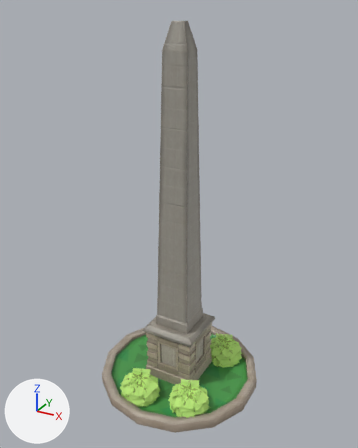
The FBX model Assets/3D/Batiments/Prado/Bat_Prado_7.fbx, before and after one commit.
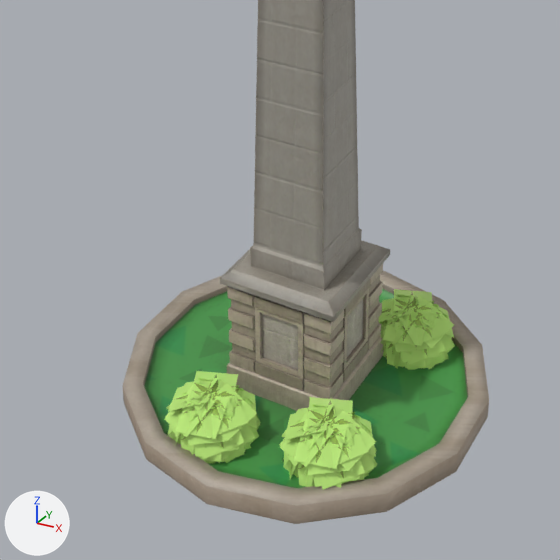
Old and new are each drawn whole from a camera (50 mm lens) standing at (13.1, -23.9, 23.0) and looking at (-0.1, 0.0, 11.0) and again close up on the part from 14% to 80% of the width and 47% to 100% of the height. Arrows for +X, +Y and +Z are at lower left; the lights stay in place.

Names of what the first close-up shows: 'Bat_Prado_7'.
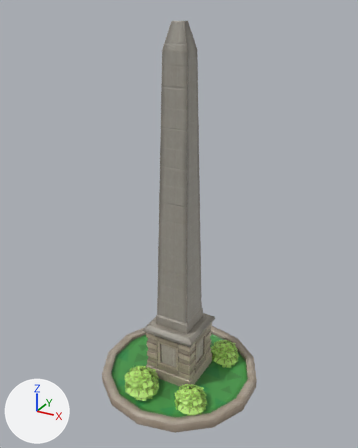
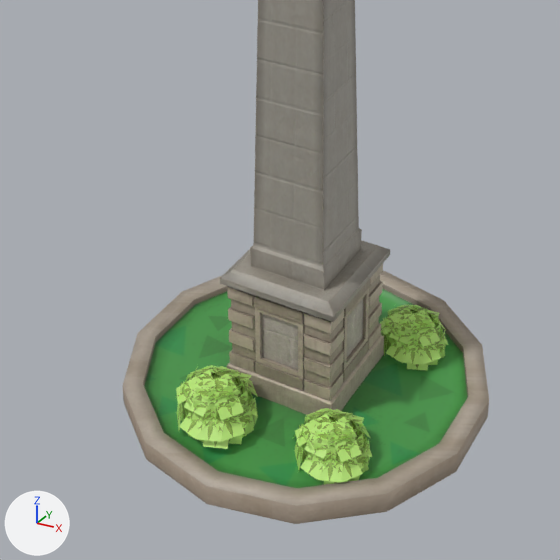
Where the change shows, as pixel boxes (x1, y1, x2, y2) in the close-ups (560 x 560 px; the box of a moved part takes in the faces that stretch with it):
```json
{"part": 1, "of": "me_cylinder_006", "change": "deleted", "before": [164, 386, 329, 487], "on screen": "green"}
{"part": 2, "of": "me_cylinder_006", "change": "moved or reshaped", "before": [165, 300, 453, 490], "after": [175, 305, 448, 485]}
{"part": 3, "of": "me_cylinder_006", "change": "recoloured", "before": [241, 289, 455, 477], "after": [307, 307, 442, 453]}
```

The change, as JSON lines over the scene's bpy script:
```json
{"op": "add", "block": "mat_leaf_01", "code": ["mat_leaf_01 = bpy.data.materials.new('Leaf_01')", "# uses the picture img_t_leaf_1_1_albedotransparency_png"]}
{"block": "me_cylinder_006", "where": "# used by ob_bat_prado_7; location = (0.0, 0.0, 0.0)"}
{"op": "remove", "block": "me_cylinder_006", "code": "me_cylinder_006.from_pydata(...)  # 1612 vertices, 1103 faces; spans x -5.1..5.1, y -5.3..5.3, z -0.5..22.3"}
{"op": "add", "block": "me_cylinder_006", "code": "me_cylinder_006.from_pydata(...)  # 2060 vertices, 1179 faces; spans x -5.1..5.1, y -5.3..5.3, z -0.2..22.3"}
{"block": "me_cylinder_006", "change": "me_cylinder_006 part 1: 28 loose pieces with 112 vertices, spanning x -2.5..2.6, y -4.7..4.5, z -0.5..1.6, are deleted"}
{"block": "me_cylinder_006", "change": "me_cylinder_006 part 2: 321 vertices moved from x -2.3..3.5, y -4.1..4.0, z -0.5..1.7 to x -2.5..3.2, y -4.1..4.1, z 0.1..1.7; 497 vertices removed from x -2.5..3.4, y -4.7..4.4, z -0.5..1.7; 1057 vertices added at x -2.5..3.3, y -4.3..4.4, z 0.1..1.8"}
{"block": "me_cylinder_006", "change": "me_cylinder_006 part 3: 49 faces spanning x -2.5..3.1, y -2.9..4.1, z 0.1..1.7 switch from mat_leaf_1_1 to mat_leaf_01"}
```
